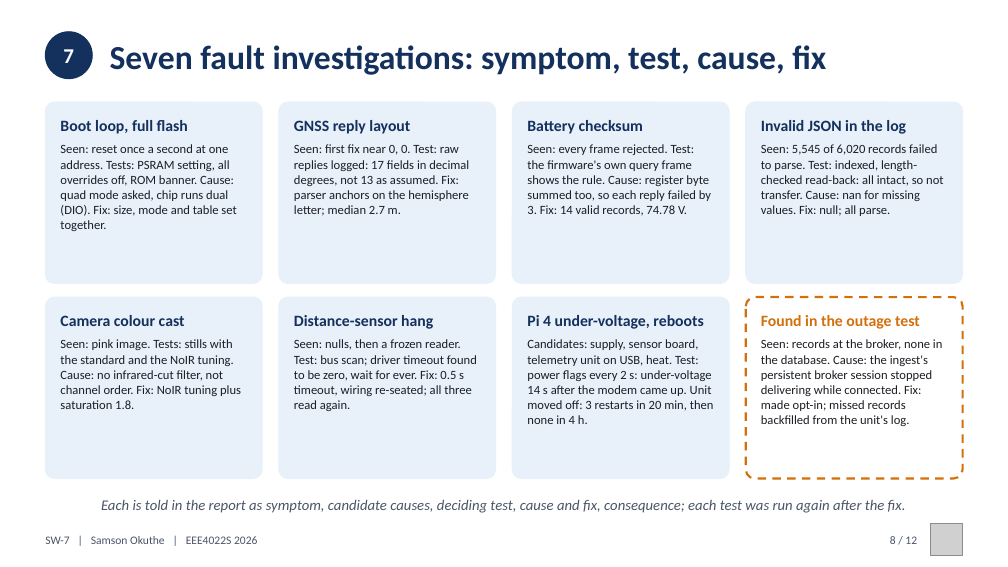
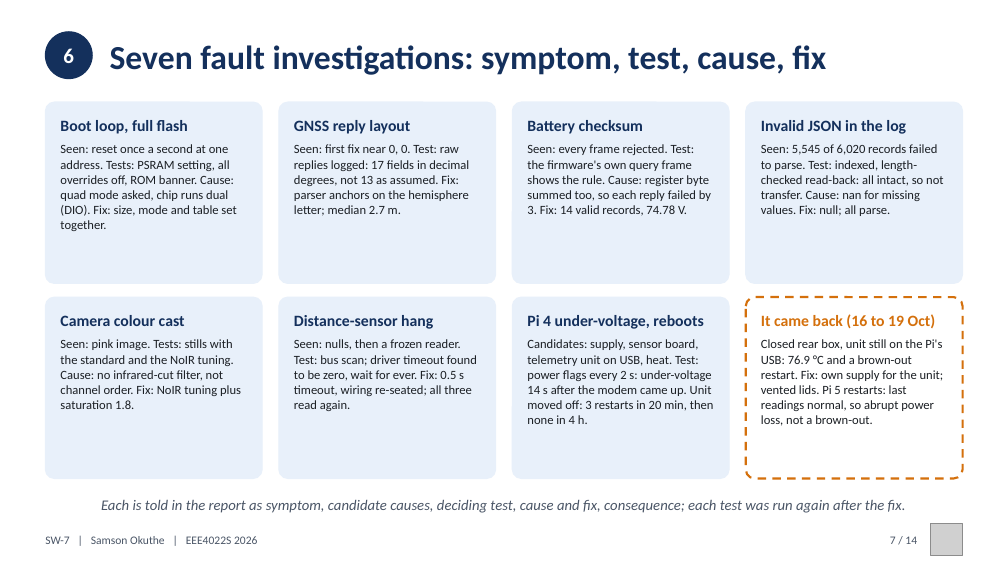
Before and after one commit to 0geder/Tukzie-HPEC-HUD, a slide deck: slide 7 of Presentation/SW7_Final_Presentation.pptx (slide 8 before the commit). Drawn at 1008x567 pixels with LibreOffice and Linux fonts; fonts in the diff are those of the drawing; grey boxes stand for pictures. Boxes give left, top, right and bottom in pixels: in the first picture for what was removed or moved away, otherwise in the second. Text is boxed around its words. In the diff, an @@ line names an element or a change of style, - is before the commit and + after.

Commit message:
Deck: results since 11 Oct (two-sided layout, Pi 5 detector, approaching-object warning, enclosures and power, first road session); 14 slides, 1,275 words

```diff
--- a/Presentation/SW7_Final_Presentation.pptx
+++ b/Presentation/SW7_Final_Presentation.pptx
@@ text at [63, 48, 74, 63]: text changed @@
-7
+6
@@ text at [761, 314, 936, 329]: text changed @@
-Found in the outage test
+It came back (16 to 19 Oct)
@@ text at [761, 339, 944, 426]: text changed @@
-Seen: records at the broker, none in the database. Cause: the ingest's persistent broker session stopped delivering while connected. Fix: made opt-in; missed records backfilled from the unit's log.
+Closed rear box, unit still on the Pi's USB: 76.9 °C and a brown-out restart. Fix: own supply for the unit; vented lids. Pi 5 restarts: last readings normal, so abrupt power loss, not a brown-out.
@@ text at [890, 536, 917, 544]: text changed @@
-8 / 12
+7 / 14
```
Also in this commit, not shown: 7 other slides changed, 5 slides added, 3 slides removed, 6 other files.
